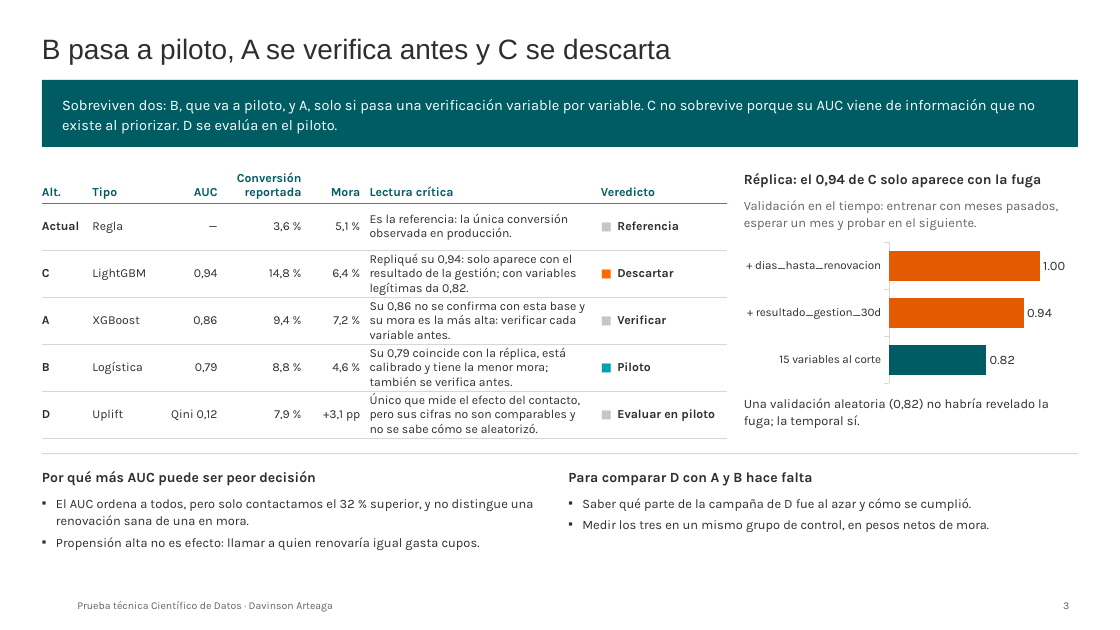
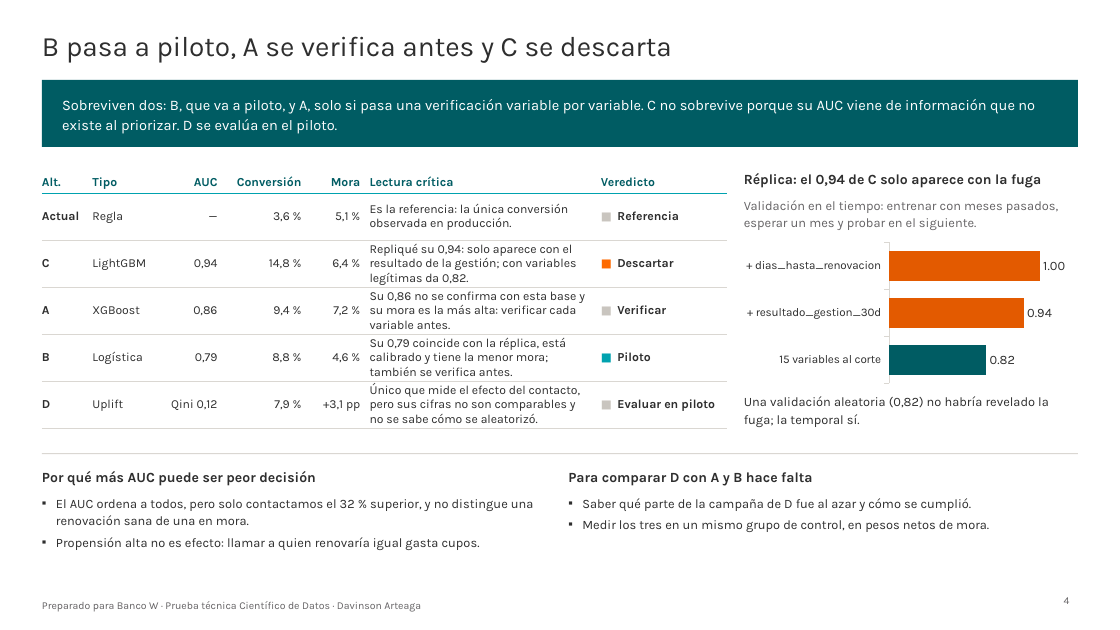
Before and after one commit to DavinsonA/bancow, a slide deck: slide 4 of entregables/BancoW_Priorizacion_Renovaciones_DavinsonArteaga.pptx (slide 3 before the commit). Drawn at 1120x630 pixels with LibreOffice and Linux fonts; fonts in the diff are those of the drawing; background and template pictures are left out. Boxes give left, top, right and bottom in pixels: in the first picture for what was removed or moved away, otherwise in the second. Text is boxed around its words. In the diff, an @@ line names an element or a change of style, - is before the commit and + after.

```diff
--- a/entregables/BancoW_Priorizacion_Renovaciones_DavinsonArteaga.pptx
+++ b/entregables/BancoW_Priorizacion_Renovaciones_DavinsonArteaga.pptx
@@ title "B pasa a piloto, A ..." at (x1=42, y1=36, x2=672, y2=63): font Arial to Karla @@
@@ table at (x1=42, y1=168, x2=727, y2=427) @@
-row 1, column 4: Conversión reportada
+row 1, column 4: Conversión
@@ page number at (x1=1064, y1=597, x2=1070, y2=604): text changed @@
-3
+4
@@ text at (x1=42, y1=601, x2=421, y2=612): text changed @@
-Prueba técnica Científico de Datos · Davinson Arteaga
+Preparado para Banco W · Prueba técnica Científico de Datos · Davinson Arteaga
```
Also in this commit, not shown: 6 other slides changed, 2 slides added, 7 other files.
